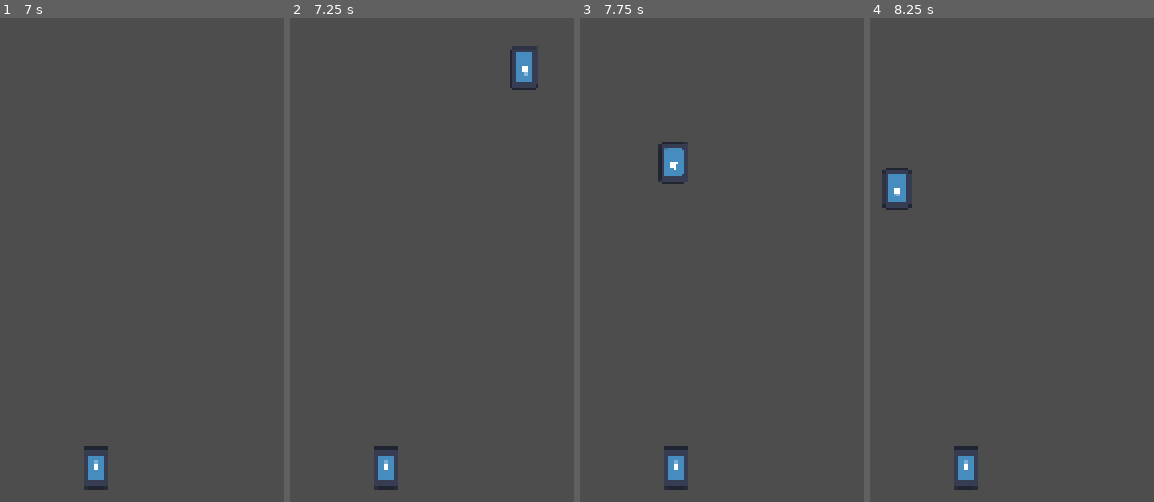
Above: before the commit, frames 1-4 (left to right).
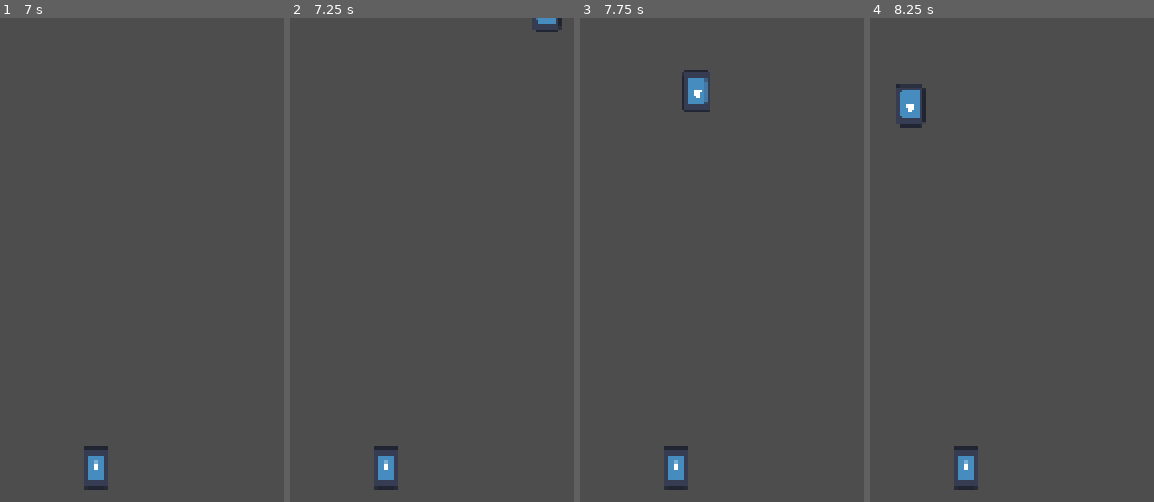
Above: after the commit, the same moments.

Repository: SFJavierE/wave-survivor
Game: Godot game, scene res://assets/scenes/lvl/lvl_test.tscn
Same seed, same stepped clock (60 frames per second), same inputs: the game is played once before the commit and once after it. The project has no main scene, so this scene is started directly. The engine's default icon, where the game draws it, is replaced by a stand-in: a white triangle on a blue panel in a dark square.
Inputs:
- Up to frame 1 (7 s): tap Enter at 0.5, 2, 3.5 s; hold D (right) 0.53-1.28 s; tap Space at 1.25, 2.75, 4.25 s; hold S (down) 1.28-2.03 s; hold D (right) 2.03-2.78 s; hold W (up) 2.78-3.53 s; hold A (left) 3.53-5.03 s; hold S (down) 5.03-5.78 s; hold D (right) 5.78-6.53 s; hold W (up) from 6.53 s (still down)
- Up to frame 2 (7.25 s): keep holding W (up)
- Up to frame 3 (7.75 s): release W (up) at 7.28 s; hold D (right) from 7.28 s (still down)
- Up to frame 4 (8.25 s): release D (right) at 8.03 s; hold S (down) from 8.03 s (still down)

Frame 1 is identical in both runs. In frame 2, 0.7% of the frame differs, in the area x 77-96%, y 0-15%; in frame 3, 1.1%; in frame 4, 1.2%, in the area x 4-20%, y 13-40%.

Commit message:
Prototipe v0.1 - Projectiles_2

Diff:
--- a/assets/scenes/characters/general/attack/attack_distance.tscn
+++ b/assets/scenes/characters/general/attack/attack_distance.tscn
@@ -3,16 +3,19 @@
 [ext_resource type="Script" uid="uid://derdiijdmpp26" path="res://assets/scripts/characters/general/attack/attack_distance.gd" id="1_1aggf"]
 
 [sub_resource type="CircleShape2D" id="CircleShape2D_bnjbq"]
-radius = 130.18832
+radius = 694.01154
 
-[node name="attack_distance" type="Node2D" unique_id=93097034]
+[node name="Attackdistance" type="Node2D" unique_id=93097034]
 script = ExtResource("1_1aggf")
 
 [node name="fire_rate" type="Timer" parent="." unique_id=984455200]
 
 [node name="attack_area" type="Area2D" parent="." unique_id=900108229]
+collision_layer = 7
+collision_mask = 7
 
 [node name="collision" type="CollisionShape2D" parent="attack_area" unique_id=714147438]
 shape = SubResource("CircleShape2D_bnjbq")
 
+[connection signal="timeout" from="fire_rate" to="." method="_on_fire_rate_timeout"]
 [connection signal="body_entered" from="attack_area" to="." method="_on_attack_area_enemy_entered"]
--- /dev/null
+++ b/assets/scenes/characters/general/attack/projectile_spawner.tscn
@@ -0,0 +1,6 @@
+[gd_scene format=3 uid="uid://chcs6d4tj4bk0"]
+
+[ext_resource type="Script" uid="uid://c0pfqcs3kuiij" path="res://assets/scripts/characters/general/attack/projectile_spawner.gd" id="1_77bj3"]
+
+[node name="ProjectileSpawner" type="Node2D" unique_id=2008128645]
+script = ExtResource("1_77bj3")
--- a/assets/scenes/characters/principal/follower.tscn
+++ b/assets/scenes/characters/principal/follower.tscn
@@ -3,6 +3,7 @@
 [ext_resource type="Script" uid="uid://db18i0wy25eus" path="res://assets/scripts/characters/principal/follower.gd" id="1_semi2"]
 [ext_resource type="Texture2D" uid="uid://c1tcul17vvmyr" path="res://icon.svg" id="2_0g550"]
 [ext_resource type="PackedScene" uid="uid://b4jld414kawv1" path="res://assets/scenes/characters/utilities/char_life.tscn" id="3_xbuci"]
+[ext_resource type="PackedScene" uid="uid://b1ij842n1tber" path="res://assets/scenes/characters/general/attack/attack_distance.tscn" id="4_osasf"]
 
 [sub_resource type="CapsuleShape2D" id="CapsuleShape2D_bnjbq"]
 
@@ -20,3 +21,5 @@
 shape = SubResource("CapsuleShape2D_bnjbq")
 
 [node name="Life" parent="." unique_id=1393140278 instance=ExtResource("3_xbuci")]
+
+[node name="Attackdistance" parent="." unique_id=93097034 instance=ExtResource("4_osasf")]
--- a/assets/scenes/characters/principal/player.tscn
+++ b/assets/scenes/characters/principal/player.tscn
@@ -7,7 +7,7 @@
 [sub_resource type="CapsuleShape2D" id="CapsuleShape2D_bnjbq"]
 
 [sub_resource type="CircleShape2D" id="CircleShape2D_bnjbq"]
-radius = 48.0
+radius = 262.00763
 
 [node name="Player" type="CharacterBody2D" unique_id=1505951078]
 collision_layer = 5
--- a/assets/scenes/lvl/lvl_test.tscn
+++ b/assets/scenes/lvl/lvl_test.tscn
@@ -4,12 +4,14 @@
 [ext_resource type="PackedScene" uid="uid://fxi1g5iofwmn" path="res://assets/scenes/managers/charspawner.tscn" id="2_eicm5"]
 [ext_resource type="PackedScene" uid="uid://du51jidmf7mh" path="res://assets/scenes/characters/enemy/sample_enemy.tscn" id="3_jss2q"]
 [ext_resource type="PackedScene" uid="uid://ddwy1ds6aqh2x" path="res://assets/scenes/characters/principal/follower.tscn" id="4_mn1b0"]
-[ext_resource type="PackedScene" uid="uid://dpv5gjrjgqvf4" path="res://assets/scenes/managers/pool_char.tscn" id="5_eicm5"]
+[ext_resource type="PackedScene" uid="uid://dpv5gjrjgqvf4" path="res://assets/scenes/managers/pool.tscn" id="5_eicm5"]
+[ext_resource type="PackedScene" uid="uid://chcs6d4tj4bk0" path="res://assets/scenes/characters/general/attack/projectile_spawner.tscn" id="6_jss2q"]
 
 [node name="TestFollowingScene" type="Node2D" unique_id=1613623401]
 
-[node name="Player" parent="." unique_id=901694903 instance=ExtResource("1_uub35")]
+[node name="Player" parent="." unique_id=901694903 node_paths=PackedStringArray("projectile_spawner") instance=ExtResource("1_uub35")]
 position = Vector2(152, 252)
+projectile_spawner = NodePath("../ProjectileSpawner")
 
 [node name="EnemySpawner" parent="." unique_id=758992041 node_paths=PackedStringArray("player", "pool") instance=ExtResource("2_eicm5")]
 follow_player = true
@@ -28,3 +30,8 @@
 [node name="PoolEnemies" parent="." unique_id=184071942 instance=ExtResource("5_eicm5")]
 
 [node name="PoolFollowers" parent="." unique_id=1948281119 instance=ExtResource("5_eicm5")]
+
+[node name="ProjectileSpawner" parent="." unique_id=2008128645 node_paths=PackedStringArray("pool") instance=ExtResource("6_jss2q")]
+pool = NodePath("../PoolProjectiles")
+
+[node name="PoolProjectiles" parent="." unique_id=1097878610 instance=ExtResource("5_eicm5")]
--- a/assets/scripts/characters/enemy/sample_enemy.gd
+++ b/assets/scripts/characters/enemy/sample_enemy.gd
@@ -11,7 +11,7 @@
 
 @onready var hit_timer: Timer = $HitTimer
 
-const SPEED = 120.0
+const SPEED = 100.0
 const DISTANCE_TO_STOP = 20.0
 
 var player : player_ = null
--- a/assets/scripts/characters/general/attack/attack_distance.gd
+++ b/assets/scripts/characters/general/attack/attack_distance.gd
@@ -1,25 +1,38 @@
 class_name attackdistance
 extends Node2D
 
+@onready var fire_rate: Timer = $fire_rate
+@export var rate_fire : float = .6
+
 var enemy_to_shoot : CharacterBody2D = null
 
-signal fire_projectile(char : CharacterBody2D)
+var can_shoot : bool = true
 
-func _process(delta: float) -> void:
-	if enemy_to_shoot:
-		fire_projectile.emit($".")
+signal fire_projectile(_char : CharacterBody2D)
 
-func reset_enemy(char : CharacterBody2D) -> void:
-	var char_life = char.get_node_or_null("CharLife")
+func _process(_delta: float) -> void:
+	if enemy_to_shoot and can_shoot:
+		print("fire")
+		can_shoot = false
+		fire_rate.start(rate_fire)
+		fire_projectile.emit($"..")
+
+func reset_enemy(_char : CharacterBody2D) -> void:
+	var char_life = _char.get_node_or_null("Life")
 	if char_life:
-		char_life.CharLifeZero.disconnect(reset_enemy)
+		char_life.is_dead.disconnect(reset_enemy)
 	enemy_to_shoot = null
 
-func _on_attack_area_enemy_entered(char: Node2D) -> void:
-	if char is Enemy and not enemy_to_shoot:
-		enemy_to_shoot = char
-		var char_life = char.get_node_or_null("CharLife")
+func _on_attack_area_enemy_entered(_char: Node2D) -> void:
+	if _char is Enemy and not enemy_to_shoot:
+		enemy_to_shoot = _char
+		var char_life = _char.get_node_or_null("Life")
 		if char_life:
-			if char_life.CharLifeZero.is_connected(reset_enemy):
+			if char_life.is_dead.is_connected(reset_enemy):
 				return
-			char_life.CharLifeZero.connect(reset_enemy)
+			char_life.is_dead.connect(reset_enemy)
+
+
+func _on_fire_rate_timeout() -> void:
+	can_shoot = true
+	fire_rate.stop()
--- a/assets/scripts/characters/general/attack/projectile.gd
+++ b/assets/scripts/characters/general/attack/projectile.gd
@@ -4,7 +4,7 @@
 var POS:Vector2
 var ROT:float
 var DIR: float
-var SPEED: float = 2000
+var SPEED: float = 200
 
 func _ready() -> void:
 	spawn()
--- a/assets/scripts/characters/general/attack/projectile_spawner.gd
+++ b/assets/scripts/characters/general/attack/projectile_spawner.gd
@@ -2,28 +2,33 @@
 extends Node2D
 
 const PROJECTILE = preload("uid://d35c3vgvjv13v")
-@export var player : player_
 @export var pool : pool_ = null
 
-func update_position_projectile(projectile : Projectile, char : CharacterBody2D, come_from_pool: bool) -> void:
-	projectile.DIR = char.rotation
-	projectile.POS = char.global_position
-	projectile.ROT = char.global_rotation
-	if come_from_pool:
-		projectile.spawn()
+func connect_char_signal(_char : CharacterBody2D):
+	var attack_distance = _char.get_node_or_null("Attackdistance")
+	if attack_distance:
+		attack_distance.fire_projectile.connect(fire)
+
+func update_position_projectile(_projectile : Projectile, _char : CharacterBody2D, _come_from_pool: bool) -> void:
+	_projectile.DIR = _char.rotation
+	_projectile.POS = _char.global_position
+	_projectile.ROT = _char.global_rotation
+	if _come_from_pool:
+		_projectile.spawn()
 
 
-func fire_projectile(char : CharacterBody2D) -> void:
+func fire(_char : CharacterBody2D) -> void:
+	print("fireee")
 	var projectile : Projectile
-	if pool.DisableCharHasElements():
+	if pool.has_disabled_list():
 		projectile = pool.ReturnChar()
 		if projectile is Projectile:
-			update_position_projectile(projectile, char, true)
-			pool.AddCharToPool(projectile)
+			update_position_projectile(projectile, _char, true)
+			pool.add_to_pool(projectile)
 			projectile.set_process(true)
 	else:
 		projectile = PROJECTILE.instantiate() as Projectile
-		update_position_projectile(projectile, char, false)
+		update_position_projectile(projectile, _char, false)
 
 		get_parent().add_child(projectile)
-		pool.AddCharToPool(projectile)
+		pool.add_to_pool(projectile)
--- a/assets/scripts/characters/principal/player.gd
+++ b/assets/scripts/characters/principal/player.gd
@@ -3,6 +3,7 @@
 
 @onready var PLAYER: player_ = $"."
 @export var speed : float = 200.0
+@export var projectile_spawner : projectilespawner
 
 var followers_manager : followersmanager
 
@@ -25,3 +26,4 @@
 func _on_area_body_entered(body_: Node2D) -> void:
 	if body_ is follower_:
 		followers_manager.add_follower(body_)
+		projectile_spawner.connect_char_signal(body_)
--- a/assets/scripts/managers/pool.gd
+++ b/assets/scripts/managers/pool.gd
@@ -26,7 +26,7 @@
 	_char.visible = false
 	_char.process_mode = Node.PROCESS_MODE_DISABLED
 
-func has_disabled_character() -> bool:
+func has_disabled_list() -> bool:
 	return !disables.is_empty()
 
 func restore_character() -> CharacterBody2D:
--- a/assets/scripts/managers/spawner_char.gd
+++ b/assets/scripts/managers/spawner_char.gd
@@ -47,7 +47,7 @@
 
 	var char_instant : CharacterBody2D
 
-	if pool.has_disabled_character():
+	if pool.has_disabled_list():
 		char_instant = pool.restore_character()
 		char_instant.global_position = spawn_pos
 		pool.add_to_pool(char_instant)
Renamed: assets/scenes/managers/pool_char.tscn -> assets/scenes/managers/pool.tscn
